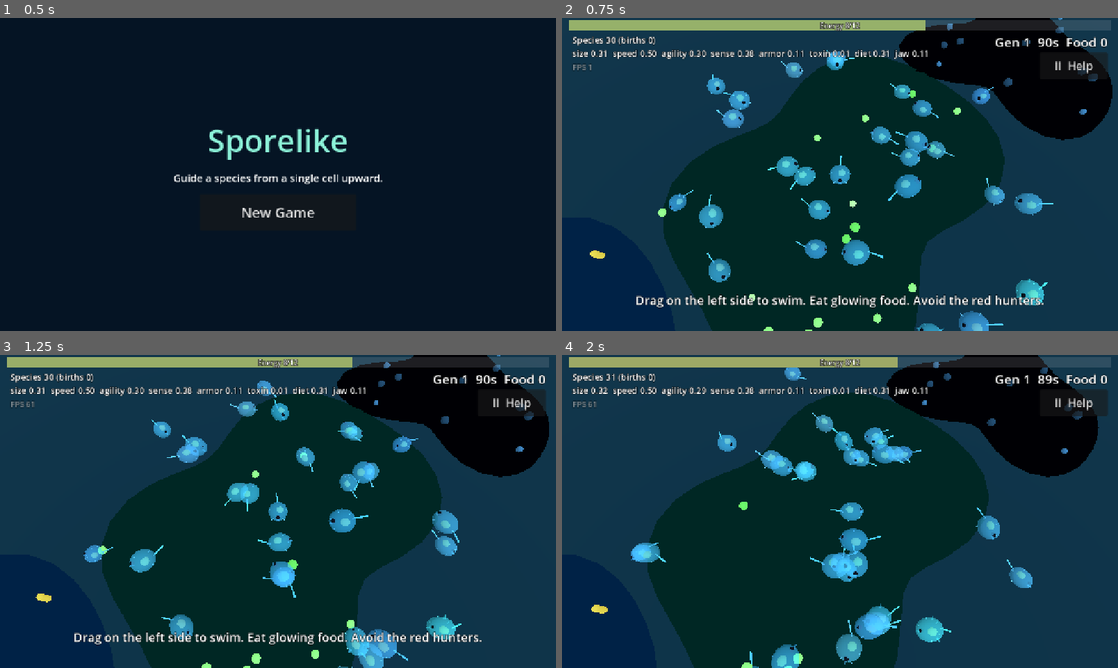
Above: before the commit, frames 1-4 (two rows, left to right).
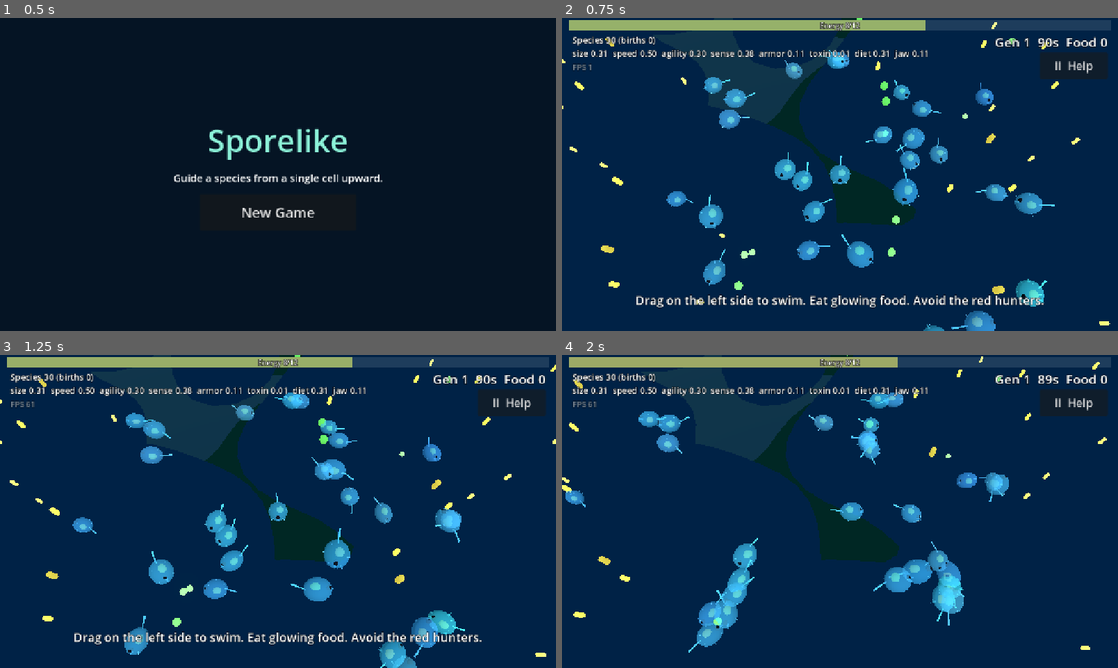
Above: after the commit, the same moments.

Repository: drag0nblad3/Sporelike-
Game: Godot game, scene res://scenes/main.tscn
Two runs of this game, one before a commit and one after it. Both use one fixed random seed, a clock stepped at 60 frames per second and the inputs below.
Inputs (mouse positions are in pixels of both pictures, inside the frame that each line leads up to):
- Up to frame 1 (0.5 s): no input
- Up to frame 2 (0.75 s): click "New Game" at 0.5 s
- Up to frame 3 (1.25 s): no input
- Up to frame 4 (2 s): move the mouse to (962, 495) at 1.27 s; hold Right (ui_right) from 1.28 s (still down); click (962, 495) at 1.42 s; tap Space at 1.52 s

Frame 1 is identical in both runs. In frame 2, 43% of the frame differs, in the area x 0-99%, y 0-100%; in frame 3, 47%; in frame 4, 48%, in the area x 0-98%, y 0-100%.

Commit message:
Connected food fields, rare hidden fields, Scent trail upgrade
Each chunk is now a 3x3 grid of overlapping blobs, so food forms large
connected regions cut by narrow bare channels. Rare hidden fields draw no
floor and hold faint, richer food. The Scent trail upgrade (high sense)
shows an arrow to the nearest suitable food; AI cells follow it too.

Co-Authored-By: Claude Opus 5.5 <noreply@anthropic.com>
Claude-Session: https://claude.ai/code/session_01LRZhwzL1ScNEsSmFRd9Hjh

Diff:
--- a/scripts/core/feature.gd
+++ b/scripts/core/feature.gd
@@ -12,6 +12,8 @@
 	"eye_cluster": ["Eye cluster", "Spot food from farther away", "sense", 0.6, 2],
 	"jet": ["Jet boost", "Tap Jet for a quick burst of speed", "speed", 0.5, 2],
 	"sticky_coat": ["Sticky coat", "Darting food that comes close gets stuck", "armor", 0.3, 2],
+	"food_scent": ["Scent trail", "An arrow points to the nearest food you can eat, even hidden",
+		"sense", 0.65, 1],
 }
 
 
--- a/scripts/core/food_kind.gd
+++ b/scripts/core/food_kind.gd
@@ -16,12 +16,11 @@
 var drift_speed := 0.0
 ## Speed it darts away at when something comes close (0 = never).
 var flee_speed := 0.0
-## Where it grows: patches of sea floor with a radius between patch_min and
-## patch_max. Pieces per patch = its area times density; each patch regrows
-## one missing piece every regrow_interval seconds.
+## Where it grows: blobs of sea floor, patch_scale times the usual size.
+## Pieces per patch = its area times density; each patch regrows one
+## missing piece every regrow_interval seconds.
 var density := 0.1
-var patch_min := 4.0
-var patch_max := 8.0
+var patch_scale := 1.0
 var floor_color := Color(0.1, 0.3, 0.3)
 var floor_glow := 0.0
 var regrow_interval := 1.0
@@ -30,28 +29,28 @@
 
 static func all() -> Array[FoodKind]:
 	# Algae: big sunlit meadows. Plentiful, easy, low value.
-	var algae := _make("algae", Color(0.45, 1.0, 0.4), 2.5, true, 0.05, 0.85)
+	var algae := _make("algae", Color(0.45, 1.0, 0.4), 2.5, true, 0.028, 1.4)
 	algae.hardness_max = 0.3
-	_patches(algae, 7.0, 12.0, Color(0.12, 0.38, 0.3))
+	_patches(algae, 1.0, Color(0.12, 0.38, 0.3))
 
 	# Plankton: open-water clouds. Drifts and darts away; rich if caught.
-	var plankton := _make("plankton", Color(1.0, 0.9, 0.3), 3.5, false, 0.04, 1.75)
+	var plankton := _make("plankton", Color(1.0, 0.9, 0.3), 3.5, false, 0.022, 2.8)
 	plankton.drift_speed = 1.2
 	plankton.flee_speed = 5.5
 	plankton.hardness_max = 0.1
-	_patches(plankton, 7.0, 11.0, Color(0.14, 0.34, 0.52))
+	_patches(plankton, 1.0, Color(0.14, 0.34, 0.52))
 
 	# Shells: beds around warm vents. Very rich, needs a strong jaw.
-	var shells := _make("shells", Color(0.75, 0.45, 1.0), 5.0, false, 0.14, 1.8)
+	var shells := _make("shells", Color(0.75, 0.45, 1.0), 5.0, false, 0.09, 2.6)
 	shells.hardness_min = 0.3
 	shells.hardness_max = 0.7
 	shells.size = 0.3
-	_patches(shells, 3.5, 6.0, Color(0.45, 0.18, 0.08), 0.6)
+	_patches(shells, 0.75, Color(0.45, 0.18, 0.08), 0.6)
 
 	# Motes: faint spores in dark trenches. Only keen senses find them.
-	var motes := _make("motes", Color(0.4, 0.75, 1.0, 0.6), 3.0, true, 0.08, 1.2)
+	var motes := _make("motes", Color(0.4, 0.75, 1.0, 0.6), 3.0, true, 0.045, 1.9)
 	motes.visibility = 0.35
-	_patches(motes, 5.0, 8.0, Color(0.02, 0.06, 0.12))
+	_patches(motes, 0.95, Color(0.02, 0.06, 0.12))
 
 	var list: Array[FoodKind] = [algae, plankton, shells, motes]
 	return list
@@ -69,9 +68,8 @@
 	return k
 
 
-static func _patches(k: FoodKind, smallest: float, largest: float,
-		ground: Color, glow: float = 0.0) -> void:
-	k.patch_min = smallest
-	k.patch_max = largest
+static func _patches(k: FoodKind, scale: float, ground: Color,
+		glow: float = 0.0) -> void:
+	k.patch_scale = scale
 	k.floor_color = ground
 	k.floor_glow = glow
--- a/scripts/core/genome.gd
+++ b/scripts/core/genome.gd
@@ -134,7 +134,8 @@
 		+ 0.35 * value_of("toxin") + 0.2 * value_of("jaw") \
 		+ 0.08 * feature("tail_bud") + 0.04 * feature("fat_store") \
 		+ 0.04 * feature("grabbing_cilia") + 0.04 * feature("eye_cluster") \
-		+ 0.04 * feature("jet") + 0.04 * feature("sticky_coat")
+		+ 0.04 * feature("jet") + 0.04 * feature("sticky_coat") \
+		+ 0.05 * feature("food_scent")
 	return cost * UPKEEP_RATE * lerpf(1.0, 0.7, efficiency)
 
 
--- /dev/null
+++ b/scripts/creatures/scent_arrow.gd
@@ -0,0 +1,48 @@
+class_name ScentArrow
+extends MeshInstance3D
+## A glowing arrow beside the player that points toward the nearest food
+## their body suits, for species with the Scent trail upgrade. Hides while
+## the player is already inside such a patch.
+
+const RECHECK := 0.5
+const GAP := 1.6
+
+var target: FoodPatch
+var _timer := 0.0
+
+
+func _ready() -> void:
+	var st := SurfaceTool.new()
+	st.begin(Mesh.PRIMITIVE_TRIANGLES)
+	st.set_normal(Vector3.UP)
+	st.add_vertex(Vector3(0.0, 0.0, -0.9))
+	st.add_vertex(Vector3(0.45, 0.0, 0.3))
+	st.add_vertex(Vector3(-0.45, 0.0, 0.3))
+	mesh = st.commit()
+	var mat := StandardMaterial3D.new()
+	mat.shading_mode = BaseMaterial3D.SHADING_MODE_UNSHADED
+	mat.cull_mode = BaseMaterial3D.CULL_DISABLED
+	mat.transparency = BaseMaterial3D.TRANSPARENCY_ALPHA
+	mat.albedo_color = Color(1.0, 0.85, 0.5, 0.75)
+	material_override = mat
+	visible = false
+
+
+## Called every frame by PlayerDirector with the player's body.
+func track(player: Organism, food: FoodField, delta: float) -> void:
+	if player.genome.feature("food_scent") <= 0:
+		visible = false
+		return
+	var me := player.flat_pos()
+	_timer -= delta
+	if _timer <= 0.0 or target == null or target.count <= 0:
+		_timer = RECHECK
+		target = FoodScent.nearest(food.patches, player.genome, me)
+	if target == null or target.contains(me):
+		visible = false
+		return
+	var dir := (target.center - me).normalized()
+	var at := me + dir * (player.radius() + GAP)
+	position = Vector3(at.x, 0.4, at.y)
+	look_at(position + Vector3(dir.x, 0.0, dir.y), Vector3.UP)
+	visible = true
--- a/scripts/creatures/species_cell.gd
+++ b/scripts/creatures/species_cell.gd
@@ -2,7 +2,8 @@
 extends Organism
 ## An AI member of the player's species. Flees predators it can sense,
 ## otherwise swims to the most worthwhile food it can find and digest,
-## otherwise heads for one of the nearby food patches it knows about.
+## otherwise heads for one of the nearby food patches it knows about (or,
+## with the Scent trail upgrade, straight for the nearest food that suits it).
 
 const FORAGE_CHOICES := 3
 const FORAGE_GIVE_UP := 12.0
@@ -46,7 +47,13 @@
 ## between neighbouring patches instead of crossing the whole world.
 func _pick_forage_target(me: Vector2) -> void:
 	_forage_timer = FORAGE_GIVE_UP
-	var patches := ecosystem.food.patches.duplicate()
+	if genome.feature("food_scent") > 0:
+		var scented := FoodScent.nearest(ecosystem.food.patches, genome, me)
+		if scented:
+			_forage_target = scented.random_point(ecosystem.rng)
+			return
+	var patches := ecosystem.food.patches.filter(func(p: FoodPatch) -> bool:
+		return not p.hidden)
 	patches.sort_custom(func(a: FoodPatch, b: FoodPatch) -> bool:
 		return me.distance_to(a.center) < me.distance_to(b.center))
 	var count := mini(FORAGE_CHOICES, patches.size())
--- a/scripts/player_director.gd
+++ b/scripts/player_director.gd
@@ -13,6 +13,11 @@
 var genome := Genome.new()
 
 var _has_moved := false
+var _scent := ScentArrow.new()
+
+
+func _ready() -> void:
+	add_child(_scent)
 
 
 func is_alive() -> bool:
@@ -42,7 +47,9 @@
 func _process(delta: float) -> void:
 	hud.set_hint_visible(not _has_moved)
 	if not is_alive():
+		_scent.visible = false
 		return
+	_scent.track(player, ecosystem.food, delta)
 	var input := _read_move_input()
 	if input.length() > 0.1:
 		_has_moved = true
--- a/scripts/screenshot_tour.gd
+++ b/scripts/screenshot_tour.gd
@@ -20,7 +20,8 @@
 	await get_tree().create_timer(1.0).timeout
 	# Show off the branching upgrades and the stored-food bar.
 	var g := game.director.genome.copy()
-	g.features = {"tail_bud": 1, "grabbing_cilia": 1, "fat_store": 2, "jet": 1}
+	g.features = {"tail_bud": 1, "grabbing_cilia": 1, "fat_store": 2, "jet": 1,
+		"food_scent": 1}
 	game.director.retire()
 	game.director.spawn(g, Vector2.ZERO)
 	game.director.player.energy = 17.0
--- a/scripts/ui/glossary.gd
+++ b/scripts/ui/glossary.gd
@@ -23,9 +23,11 @@
 bodies chew faster. Food far harder than your jaw cannot be eaten.
 
 [font_size=28][b]Food[/b][/font_size]
-The sea goes on forever in every direction, and food grows in blob-shaped \
-patches on the floor. Regions shade from algae meadows to open water to dark \
-trenches, with vents deep in the trenches.
+The sea goes on forever in every direction, and food covers most of the \
+floor in large connected fields, cut by channels of bare sand. Regions shade \
+from algae meadows to open water to dark trenches, with vents in the trenches.
+[b]Hidden fields[/b]: rare stretches that look like bare sand but hold faint, \
+extra-rich food that is very hard to sense.
 [b]Algae[/b] (green, plant): teal meadows, one where your species starts. \
 Easy, low value.
 [b]Plankton[/b] (yellow, meat): clouds over blue open water, often at a \
@@ -63,6 +65,9 @@
   [b]Jet boost[/b] (from speed): tap the Jet button for a quick burst. Cells \
 of your species jet away from hunters on their own.
   [b]Sticky coat[/b] (from armor): darting food that comes close gets stuck.
+  [b]Scent trail[/b] (from very high sense): an arrow by your cell points to \
+the nearest food your body can eat well, even in hidden fields. Cells of your \
+species follow the scent too.
   [b]Fat store[/b] (any time): keep eating past full. Stored food shows as a \
 gold bar over the energy bar and is burned once the stomach runs low.
 [b]Hard times[/b]: after a bad generation (your species shrank a lot, or you \
--- a/scripts/world/chunk_generator.gd
+++ b/scripts/world/chunk_generator.gd
@@ -2,30 +2,37 @@
 extends RefCounted
 ## Decides which food patches each square chunk of the endless sea floor
 ## holds, from the world seed alone, so a chunk always comes back the same.
-## A slow noise field groups chunks into regions that grade into each
-## other: algae meadows give way to open plankton water, then dark mote
-## trenches, with shell beds on vents deep inside the trenches. Some
-## patches also bring companions: vents beside trenches, plankton clouds
-## fringing meadows.
+## Each chunk is a grid of cells, and each cell gets one overlapping blob,
+## so food forms big connected regions. Slow noise fields decide the
+## region's kind (algae meadows grade into open plankton water, then dark
+## mote trenches, with shell vents inside the trenches), where narrow
+## channels of open sand run, and the rare faint "hidden" fields.
 
 const SIZE := 40.0
-const MIN_PATCHES := 3
-const MAX_PATCHES := 5
-## Placement attempts per chunk; a spot that overlaps an earlier patch is
-## skipped, so crowded chunks end up with fewer than the target.
-const TRIES := 12
-## Chance a patch is the region's own kind rather than any kind.
-const REGION_BIAS := 0.7
-## Kind -> [companion kind, chance]. Companions sit against the patch's edge.
+const GRID := 3
+## Blob radius as a fraction of the cell size; above 0.5 neighbours overlap.
+const REACH_MIN := 0.62
+const REACH_MAX := 0.8
+const JITTER := 0.15
+## Below this, the channel noise leaves a cell bare.
+const GAP_BELOW := -0.35
+## Above this, the hidden noise makes a patch faint and hard to sense.
+const HIDDEN_ABOVE := 0.5
+## Chance a cell is any kind rather than its region's (or companion) kind.
+const STRAY_CHANCE := 0.1
+## Region kind -> [companion kind, chance]: vents in trenches, plankton
+## clouds drifting over meadows.
 const COMPANIONS := {
-	"motes": ["shells", 0.5],
-	"algae": ["plankton", 0.4],
+	"motes": ["shells", 0.3],
+	"algae": ["plankton", 0.2],
 }
 
 var world_seed := 0
 var kinds: Array[FoodKind] = []
 var _by_id := {}
 var _regions := FastNoiseLite.new()
+var _gaps := FastNoiseLite.new()
+var _hidden := FastNoiseLite.new()
 
 
 func _init(seed_value: int) -> void:
@@ -35,6 +42,10 @@
 		_by_id[kind.id] = kind
 	_regions.seed = seed_value
 	_regions.frequency = 0.006
+	_gaps.seed = seed_value + 1
+	_gaps.frequency = 0.025
+	_hidden.seed = seed_value + 2
+	_hidden.frequency = 0.012
 
 
 static func chunk_of(p: Vector2) -> Vector2i:
@@ -45,26 +56,27 @@
 	var rng := RandomNumberGenerator.new()
 	rng.seed = hash([world_seed, coord.x, coord.y])
 	var origin := Vector2(coord) * SIZE
+	var cell := SIZE / GRID
 	var list: Array[FoodPatch] = []
 	if coord == Vector2i.ZERO:
 		# The species always starts on an algae meadow at the center.
 		list.append(FoodPatch.make(_by_id["algae"], Vector2.ZERO, 10.0, coord, rng))
-	var n := rng.randi_range(MIN_PATCHES, MAX_PATCHES)
-	for _i in TRIES:
-		if list.size() >= n:
-			break
-		var kind := _pick_kind(origin + Vector2(SIZE, SIZE) * 0.5, rng)
-		var r := rng.randf_range(kind.patch_min, kind.patch_max)
-		var at := origin + Vector2(rng.randf_range(r, SIZE - r), rng.randf_range(r, SIZE - r))
-		if _overlaps(list, at, r):
-			continue
-		var patch := FoodPatch.make(kind, at, r, coord, rng)
-		list.append(patch)
-		_add_companion(list, patch, rng)
+	for gx in GRID:
+		for gy in GRID:
+			var at := origin + (Vector2(gx, gy) + Vector2(0.5, 0.5)) * cell
+			at += Vector2(rng.randf_range(-1, 1), rng.randf_range(-1, 1)) * cell * JITTER
+			if _gaps.get_noise_2d(at.x, at.y) < GAP_BELOW:
+				continue
+			var kind := _pick_kind(at, rng)
+			var r := cell * rng.randf_range(REACH_MIN, REACH_MAX) * kind.patch_scale
+			var patch := FoodPatch.make(kind, at, r, coord, rng)
+			patch.hidden = coord != Vector2i.ZERO \
+				and _hidden.get_noise_2d(at.x, at.y) > HIDDEN_ABOVE
+			list.append(patch)
 	return list
 
 
-## The region's food kind at this point, most of the time.
+## The region's food kind at this point.
 func region_kind(p: Vector2) -> FoodKind:
 	var n := _regions.get_noise_2d(p.x, p.y)
 	if n < -0.2:
@@ -76,32 +88,13 @@
 	return _by_id["shells"]
 
 
-func _add_companion(list: Array[FoodPatch], patch: FoodPatch,
-		rng: RandomNumberGenerator) -> void:
-	if not COMPANIONS.has(patch.kind.id):
-		return
-	var rule: Array = COMPANIONS[patch.kind.id]
-	var chance: float = rule[1]
-	if rng.randf() > chance:
-		return
-	var kind: FoodKind = _by_id[rule[0]]
-	var r := rng.randf_range(kind.patch_min, kind.patch_max)
-	var angle := rng.randf() * TAU
-	var at := patch.center + Vector2.from_angle(angle) * (patch.radius_at(angle) + r * 0.7)
-	var others := list.duplicate()
-	others.erase(patch)
-	if not _overlaps(others, at, r):
-		list.append(FoodPatch.make(kind, at, r, patch.chunk, rng))
-
-
 func _pick_kind(p: Vector2, rng: RandomNumberGenerator) -> FoodKind:
-	if rng.randf() < REGION_BIAS:
-		return region_kind(p)
-	return kinds[rng.randi() % kinds.size()]
-
-
-func _overlaps(list: Array[FoodPatch], at: Vector2, r: float) -> bool:
-	for other in list:
-		if at.distance_to(other.center) < r + other.radius + 1.0:
-			return true
-	return false
+	if rng.randf() < STRAY_CHANCE:
+		return kinds[rng.randi() % kinds.size()]
+	var kind := region_kind(p)
+	if COMPANIONS.has(kind.id):
+		var rule: Array = COMPANIONS[kind.id]
+		var chance: float = rule[1]
+		if rng.randf() < chance:
+			return _by_id[rule[0]]
+	return kind
--- a/scripts/world/food_field.gd
+++ b/scripts/world/food_field.gd
@@ -25,7 +25,8 @@
 	for kind in FoodKind.all():
 		_meshes[kind.id] = FoodLook.mesh_for(kind)
 		for tier in FoodItem.TIERS:
-			_materials["%s%d" % [kind.id, tier]] = FoodLook.material_for(kind, tier)
+			_materials["%s%d" % [kind.id, tier]] = FoodLook.material_for(kind, tier, false)
+			_materials["%s%dh" % [kind.id, tier]] = FoodLook.material_for(kind, tier, true)
 
 
 func _process(delta: float) -> void:
@@ -126,7 +127,11 @@
 	item.roll(kind, rng)
 	item.home = patch
 	item.mesh = _meshes[kind.id]
-	item.material_override = _materials["%s%d" % [kind.id, item.tier()]]
+	if patch.hidden:
+		item.visibility *= FoodPatch.HIDDEN_VISIBILITY
+		item.energy *= FoodPatch.HIDDEN_RICHNESS
+	var key := "%s%d%s" % [kind.id, item.tier(), "h" if patch.hidden else ""]
+	item.material_override = _materials[key]
 	var p := patch.random_point(rng)
 	item.position = Vector3(p.x, 0.0, p.y)
 	add_child(item)
--- a/scripts/world/food_look.gd
+++ b/scripts/world/food_look.gd
@@ -26,16 +26,17 @@
 
 
 ## Tier 0 is the easy, bright version; higher tiers are deeper and duller,
-## so tougher, richer pieces read as different at a glance.
-static func material_for(kind: FoodKind, tier: int) -> StandardMaterial3D:
+## so tougher, richer pieces read as different at a glance. Food in hidden
+## patches is a dim ghost of itself.
+static func material_for(kind: FoodKind, tier: int, faint: bool) -> StandardMaterial3D:
 	var tint := kind.color.darkened(0.22 * tier)
-	tint.a = kind.color.a
+	tint.a = kind.color.a * (0.3 if faint else 1.0)
 	var mat := StandardMaterial3D.new()
 	mat.albedo_color = tint
 	mat.emission_enabled = true
 	mat.emission = Color(tint.r, tint.g, tint.b)
 	# Faint kinds glow faintly and are see-through.
-	mat.emission_energy_multiplier = lerpf(0.3, 1.5, kind.visibility)
-	if kind.color.a < 1.0:
+	mat.emission_energy_multiplier = lerpf(0.3, 1.5, kind.visibility) * (0.2 if faint else 1.0)
+	if tint.a < 1.0:
 		mat.transparency = BaseMaterial3D.TRANSPARENCY_ALPHA
 	return mat
--- a/scripts/world/food_patch.gd
+++ b/scripts/world/food_patch.gd
@@ -3,8 +3,12 @@
 ## One blob-shaped stretch of sea floor where a single FoodKind grows,
 ## belonging to one world chunk. Its edge is a circle bent by a few random
 ## lobes. Tracks how many pieces it holds and when it regrows.
+## A rare hidden patch draws no floor and its food is faint and hard to
+## sense, but richer: it looks like empty sand until something finds it.
 
 const LOBES := 3
+const HIDDEN_VISIBILITY := 0.3
+const HIDDEN_RICHNESS := 1.3
 const OUTLINE_POINTS := 40
 
 var kind: FoodKind
@@ -16,6 +20,7 @@
 var target := 1
 var count := 0
 var regrow_timer := 0.0
+var hidden := false
 
 var _amplitudes := PackedFloat32Array()
 var _phases := PackedFloat32Array()
--- /dev/null
+++ b/scripts/world/food_scent.gd
@@ -0,0 +1,30 @@
+class_name FoodScent
+extends RefCounted
+## The Scent trail upgrade's sense: finds the nearest loaded patch with a
+## good amount of food this body can crack and digest well, hidden or not.
+
+## Fewer pieces left than this and the patch is not worth heading for.
+const MIN_PIECES := 3
+## Food digested at less than this share of its value is not "appropriate".
+const MIN_DIGEST := 0.55
+
+
+static func nearest(patches: Array[FoodPatch], genome: Genome, from: Vector2) -> FoodPatch:
+	var best: FoodPatch = null
+	var best_d := INF
+	for patch in patches:
+		if patch.count < MIN_PIECES or not suits(patch.kind, genome):
+			continue
+		var d := from.distance_to(patch.center) - patch.radius
+		if d < best_d:
+			best_d = d
+			best = patch
+	return best
+
+
+## Whether this body can break into the easier pieces of this kind and
+## gets most of their energy out.
+static func suits(kind: FoodKind, genome: Genome) -> bool:
+	if genome.crack_time(kind.hardness_min * 0.3) == INF:
+		return false
+	return genome.digest(1.0, kind.is_plant) >= MIN_DIGEST
--- a/scripts/world/world_chunk.gd
+++ b/scripts/world/world_chunk.gd
@@ -25,6 +25,8 @@
 	add_child(ground)
 	var y := -1.39
 	for patch in patches:
+		if patch.hidden:
+			continue
 		y += 0.001
 		_disc(patch, y)
 
